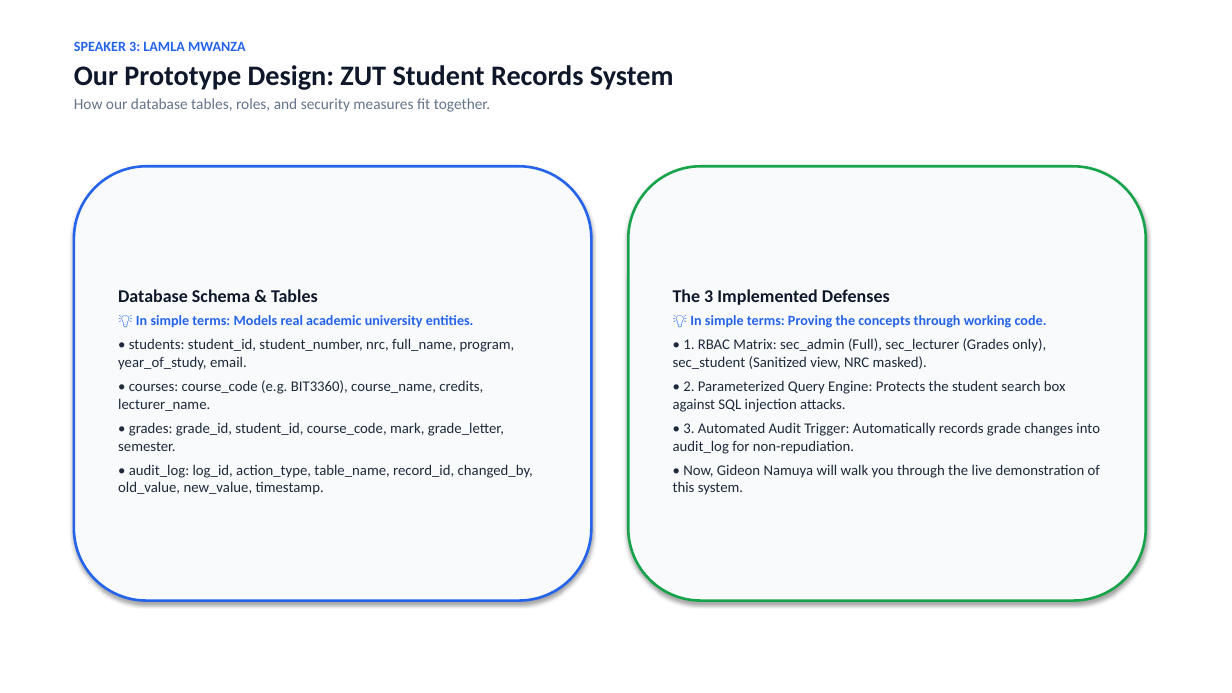
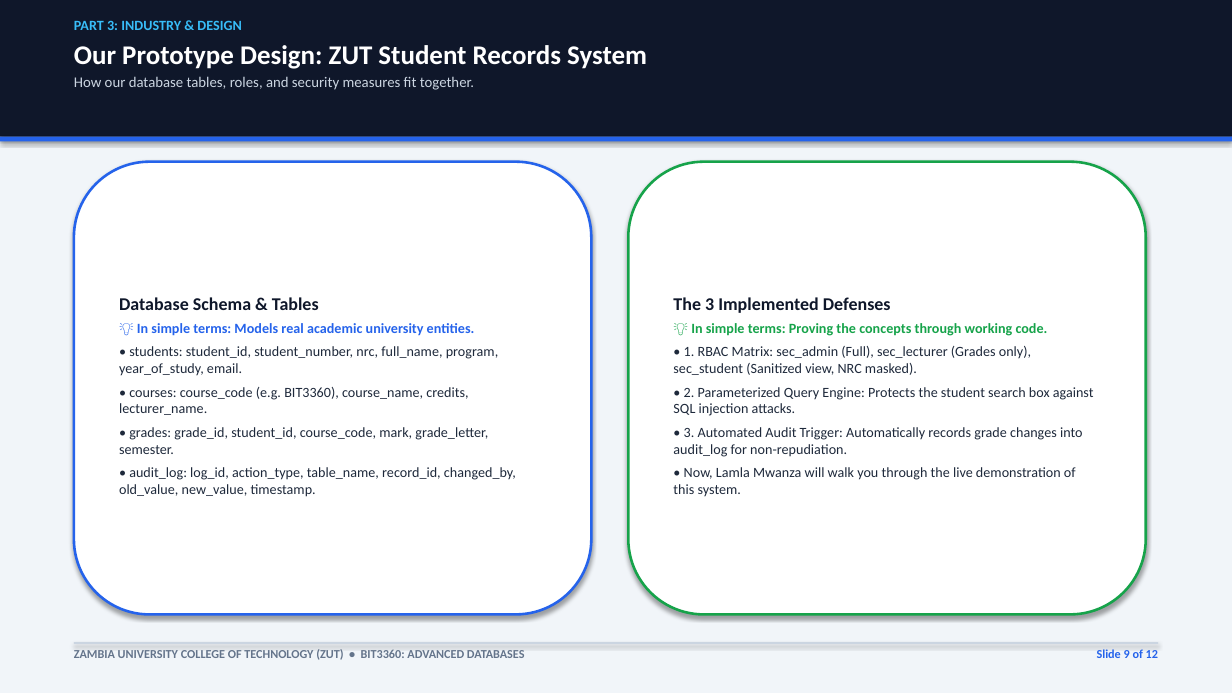
Before and after one commit to comfortpenyengwe-afk/ADA-assignment-for-the-ohns, a slide deck: slide 9 of BIT3360_Database_Security_Presentation.pptx. Drawn at 1232x693 pixels with LibreOffice and Linux fonts; fonts in the diff are those of the drawing. Boxes give left, top, right and bottom in pixels: in the first picture for what was removed or moved away, otherwise in the second. Text is boxed around its words. In the diff, an @@ line names an element or a change of style, - is before the commit and + after.

Commit message:
Enhance presentation design with refined card and header color scheme

```diff
--- a/BIT3360_Database_Security_Presentation.pptx
+++ b/BIT3360_Database_Security_Presentation.pptx
@@ rectangle added at bbox=[0, 0, 1232, 693], fill #F1F5F9 @@
@@ rectangle added at bbox=[0, 0, 1232, 137], fill #0F172A @@
@@ text at bbox=[74, 20, 241, 30]: text changed; text colour #2563EB to #38BDF8 @@
-SPEAKER 3: LAMLA MWANZA
+PART 3: INDUSTRY & DESIGN
@@ text "PART 3: INDUSTRY & DESIGN": place and size @@
-text "PART 3: INDUSTRY & DESIGN" at bbox=[74, 41, 674, 112]
+text "PART 3: INDUSTRY & DESIGN" at bbox=[74, 20, 647, 90]
@@ text at bbox=[74, 45, 647, 90]: size 22 to 21 pt, text colour #0F172A to #FFFFFF in "Our Prototype Design: ZUT Student Records System"; size 12 to 11.5 pt, text colour #64748B to #CBD5E1 in "How our database tables, roles, and security ..." @@
@@ rectangle added at bbox=[0, 137, 1232, 141], fill #2563EB @@
@@ rounded rectangle "Database Schema & Tables": place and size @@
-rounded rectangle "Database Schema & Tables" at bbox=[74, 166, 592, 601]
+rounded rectangle "Database Schema & Tables" at bbox=[74, 162, 592, 615]
@@ rounded rectangle "Database Schema & Tables" at bbox=[74, 162, 592, 615]: fill #F8FAFC to #FFFFFF @@
@@ rounded rectangle "The 3 Implemented Defenses" at bbox=[628, 162, 1146, 615]: fill #F8FAFC to #FFFFFF @@
@@ rounded rectangle "The 3 Implemented Defenses": place and size @@
-rounded rectangle "The 3 Implemented Defenses" at bbox=[628, 166, 1146, 601]
+rounded rectangle "The 3 Implemented Defenses" at bbox=[628, 162, 1146, 615]
@@ text in rounded rectangle at bbox=[673, 323, 1094, 457]: text colour #2563EB to #16A34A in "💡 In simple terms: Proving the concepts ..."; size 11.5 to 11 pt in "• 1. RBAC Matrix: sec_admin (Full), sec_lecturer ...", "• 2. Parameterized Query Engine: Protects the ...", "• 3. Automated Audit Trigger: Automatically records ..." @@
@@ text in rounded rectangle at bbox=[119, 346, 516, 497]: size 11.5 to 11 pt in "• students: student_id, student_number, nrc, full_name, prog ...", "• courses: course_code (e.g. BIT3360), course_name, credits, ...", "• grades: grade_id, student_id, course_code, mark, grade_let ...", "• audit_log: log_id, action_type, table_name, record_id, cha ..." @@
@@ text in rounded rectangle at bbox=[673, 467, 1076, 497]: text changed; size 11.5 to 11 pt @@
-• Now, Gideon Namuya will walk you through the live demonstration of this system.
+• Now, Lamla Mwanza will walk you through the live demonstration of this system.
@@ rectangle added at bbox=[74, 642, 1158, 644], fill #CBD5E1 @@
@@ text added at bbox=[74, 649, 525, 660], 9.5 pt, text #64748B, bold @@
+ZAMBIA UNIVERSITY COLLEGE OF TECHNOLOGY (ZUT) • BIT3360: ADVANCED DATABASES
@@ text added at bbox=[1097, 649, 1158, 658], 9.5 pt, text #2563EB, bold @@
+Slide 9 of 12
```
Also in this commit, not shown: 11 other slides changed, 3 other files.
